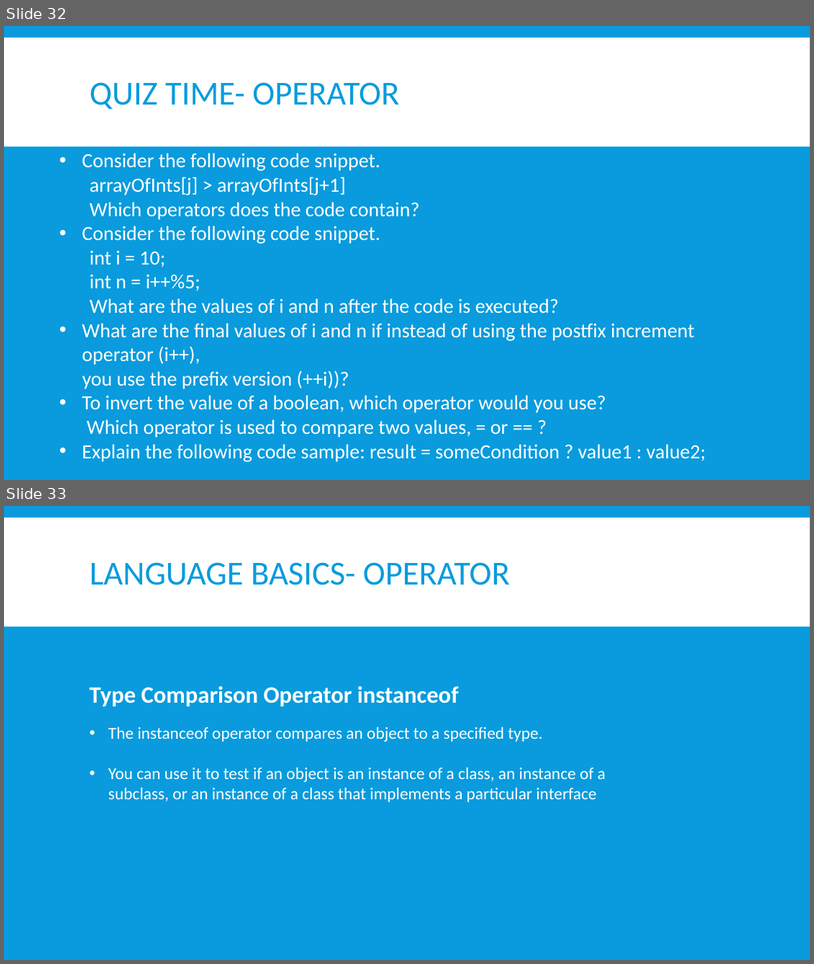
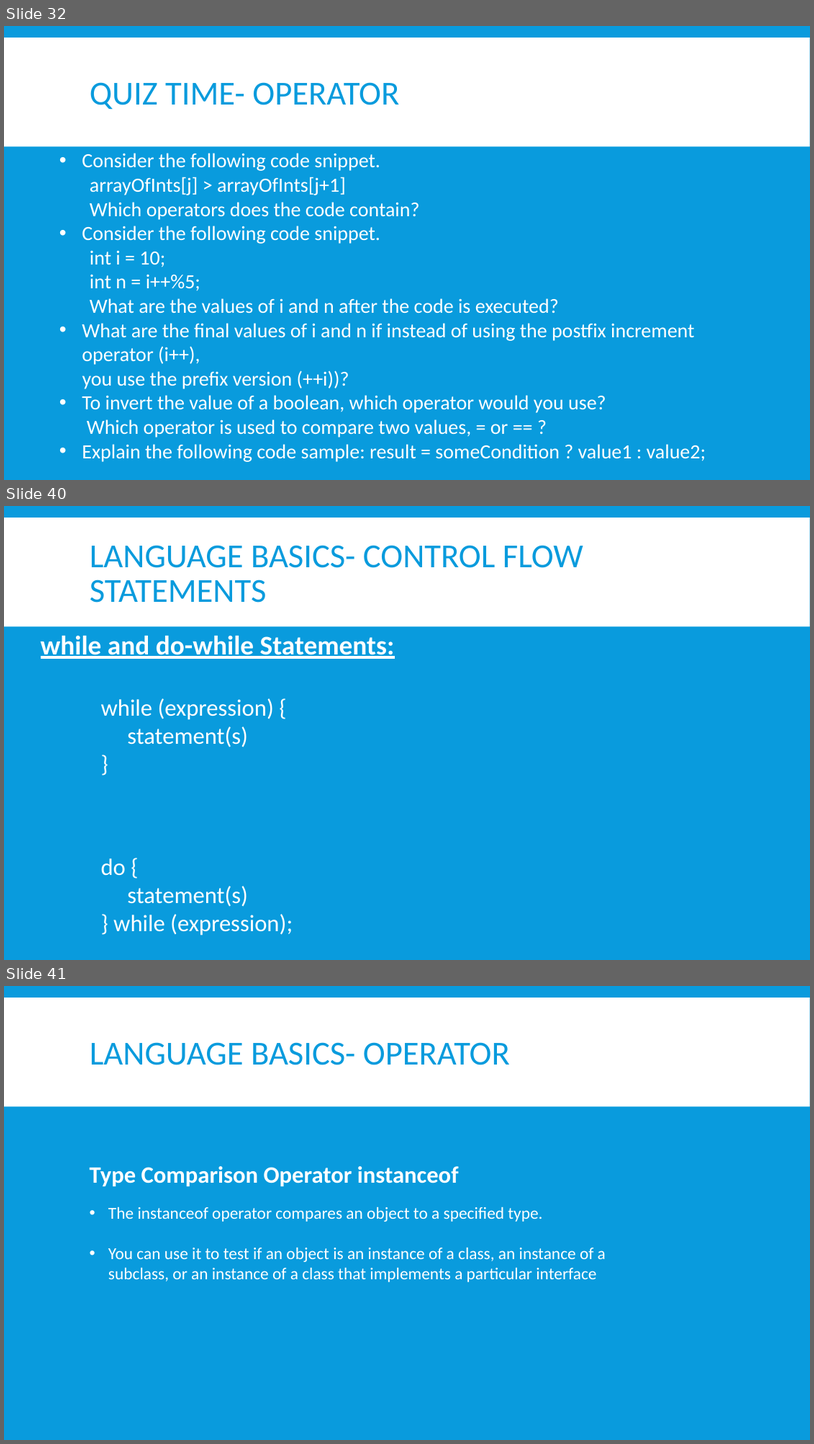
Before and after one commit to nmsgit1234/TechnicalDocs, a slide deck: training/core_java/core_java.pptx. Shown one above the other, each under a label of ours: slides 32 and 33 before the commit, slides 32, 40 and 41 after it; the slides between them are not shown. The pictures are 814x964 and 814x1444 pixels, drawn with LibreOffice and Linux fonts; fonts in the diff are those of the drawing. Boxes give left, top, right and bottom in pixels: in the first picture for what was removed or moved away, otherwise in the second. Text is boxed around its words. In the diff, an @@ line names an element or a change of style, - is before the commit and + after.

```diff
--- a/training/core_java/core_java.pptx
+++ b/training/core_java/core_java.pptx
@@ slide 40 added at [4,506,810,960], background #099BDD; not listed: 1 template element that a slide beside it also shows @@
@@ title added at [90,545,584,602], 40 pt, text #099BDD @@
+LANGUAGE BASICS- CONTROL FLOW STATEMENTS
@@ text added at [41,635,395,935], 28 pt, text #FFFFFF @@
+while and do-while Statements:
+    while (expression) {
+    statement(s)
+    }
+    do {
+    statement(s)
+    } while (expression);
@@ what was slide 33 is now slide 41 @@
```
Also in this commit, not shown: 7 other slides added, 6 other files.
